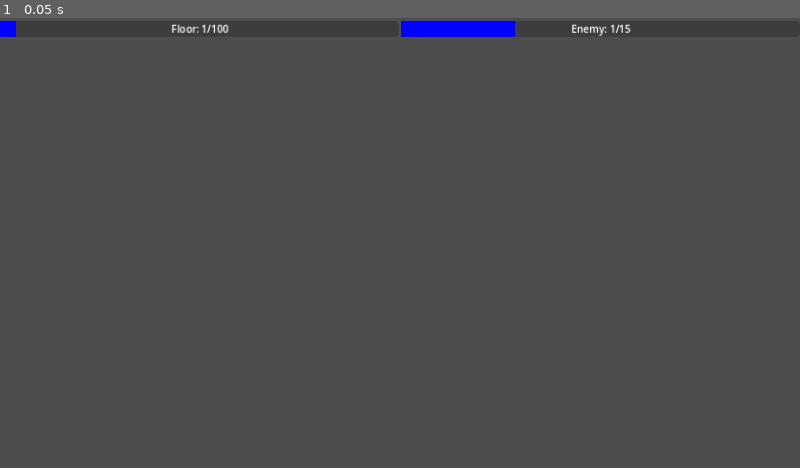
Above: before the commit, frame 1.
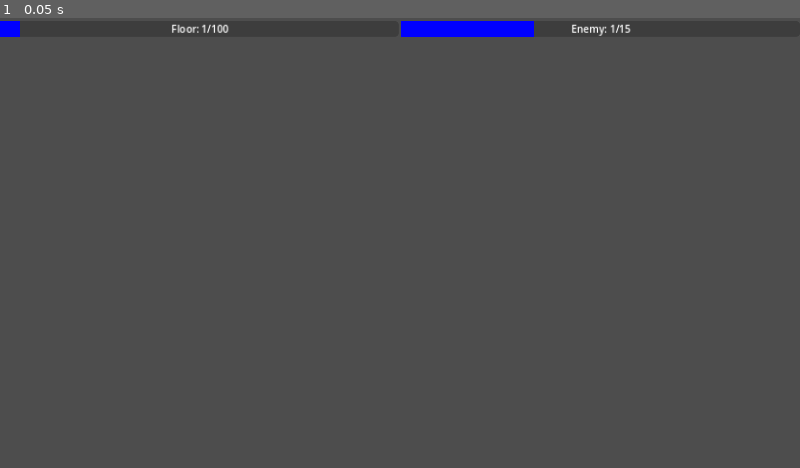
Above: after the commit, the same moment.

Repository: Pepice23/ClimbTheTower
Game: Godot game, scene res://main/main.tscn
Same seed, same stepped clock (60 frames per second), same inputs: the game is played once before the commit and once after it. The project has no main scene, so this scene is started directly.
Inputs:
- Up to frame 1 (0.05 s): no input

The runs differ from the first frame. In frame 1, 0.1% of the frame differs, in the area x 2-67%, y 0-5%.

Commit message:
set min values to 0
when it was 1 it did not start filling when value was 1

Diff:
--- a/stage_progress/stage_progress.tscn
+++ b/stage_progress/stage_progress.tscn
@@ -15,7 +15,6 @@
 custom_minimum_size = Vector2(100, 25)
 layout_mode = 2
 size_flags_horizontal = 3
-min_value = 1.0
 step = 1.0
 value = 1.0
 rounded = true
@@ -40,7 +39,6 @@
 custom_minimum_size = Vector2(100, 25)
 layout_mode = 2
 size_flags_horizontal = 3
-min_value = 1.0
 max_value = 15.0
 step = 1.0
 value = 1.0
